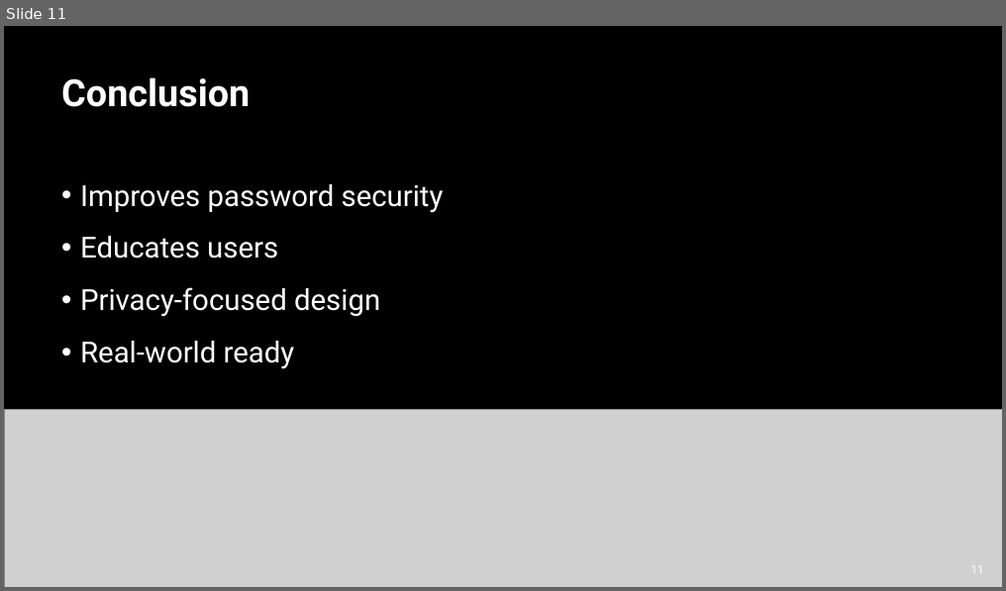
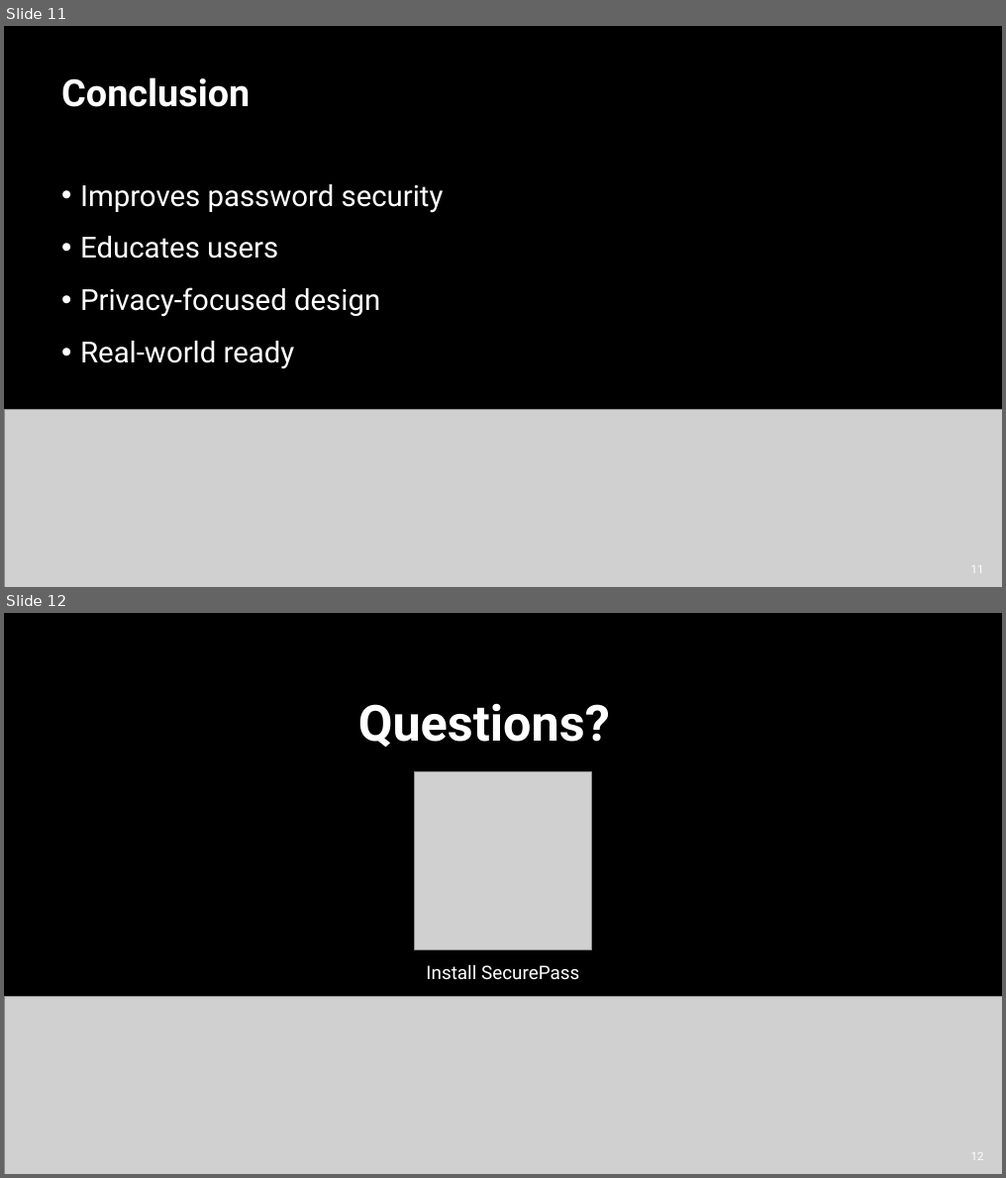
Before and after one commit to wbcarpenter/wbcarpenter.github.io, a slide deck: SecurePassPresentation.pptx. Shown one above the other, each under a label of ours: slide 11 before the commit, slides 11 and 12 after it. The pictures are 1006x591 and 1006x1178 pixels, drawn with LibreOffice and Linux fonts; fonts in the diff are those of the drawing; grey boxes stand for pictures. Boxes give left, top, right and bottom in pixels: in the first picture for what was removed or moved away, otherwise in the second. Text is boxed around its words. In the diff, an @@ line names an element or a change of style, - is before the commit and + after.

```diff
--- a/SecurePassPresentation.pptx
+++ b/SecurePassPresentation.pptx
@@ slide 12 added at <box>4,613,1002,1174</box>, background #000000 @@
@@ title added at <box>358,703,610,748</box>, 48 pt, text #FFFFFF, bold @@
+Questions?
@@ picture added at <box>414,771,592,950</box> @@
@@ text added at <box>426,964,579,980</box>, 18 pt, text #FFFFFF @@
+Install SecurePass
@@ picture added at <box>4,996,1002,1174</box> @@
@@ page number added at <box>971,1153,984,1160</box>, 11 pt, text #FFFFFF @@
+12
```
Also in this commit, not shown: 1 slide changed, 1 slide removed, 2 other files.
